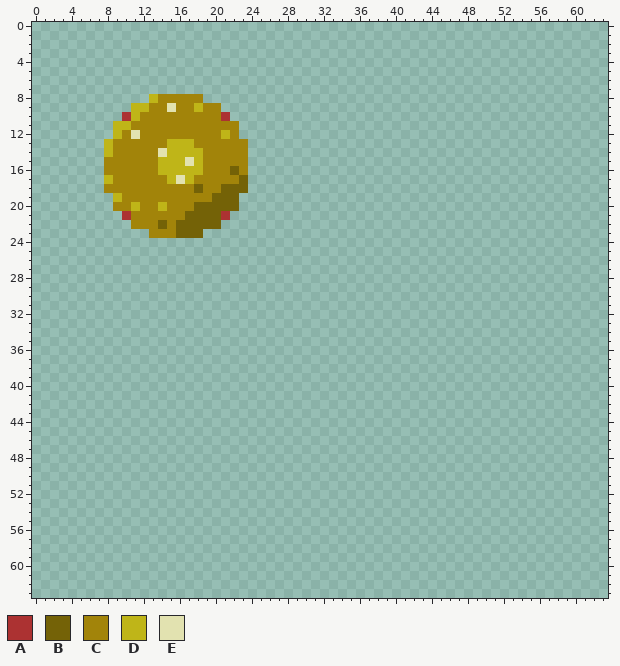
A pixel-art file gets an edit: Assets/Sprites/BadGuys.ase. Above: the version before the commit.
64x64 pixels, 1 frame.
Palette (. is transparent): A #ac3232  B #746207  C #a2840a  D #bfb518  E #e2e2b0
Pixels before (only the part around the change), first column x 0:
18 ........CCCCCCCCCCBCCBBB........................................
19 .........DCCCCCCCCCCBBB.........................................
20 .........CCDCCDCCCBBBBB.........................................
21 ..........ACCCCCCBBBBA..........................................
22 ...........CCCBCBBBBB...........................................
23 .............CCCBBB.............................................
24 ................................................................
25 ................................................................
26 ................................................................
27 ................................................................
28 ................................................................
29 ................................................................
30 ................................................................
31 ................................................................
32 ................................................................
33 ................................................................
34 ................................................................
35 ................................................................
36 ................................................................
37 ................................................................
38 ................................................................
39 ................................................................
40 ................................................................
41 ................................................................
42 ................................................................
43 ................................................................
44 ................................................................
45 ................................................................
46 ................................................................
47 ................................................................
48 ................................................................
49 ................................................................
50 ................................................................
51 ................................................................
52 ................................................................
53 ................................................................
54 ................................................................
55 ................................................................
56 ................................................................
57 ................................................................
58 ................................................................
59 ................................................................
60 ................................................................
61 ................................................................
62 ................................................................
63 ................................................................
Now the later version:
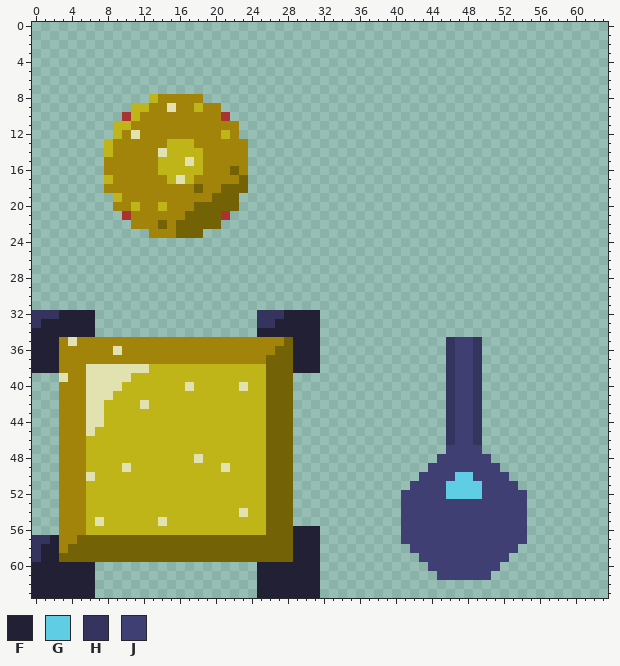
Colours new in this view: F #222034  G #5fcde4  H #35345e  J #3f3f74
Change:
y 32: x 0..6 ....... -> HHHFFFF; x 25..31 ....... -> HHHFFFF
y 33: x 0..6 ....... -> HFFFFFF; x 25..31 ....... -> HHFFFFF
y 34: x 0..6 ....... -> FFFFFFF; x 25..31 ....... -> FFFFFFF
y 35: x 0..31 ................................ -> FFFCECCCCCCCCCCCCCCCCCCCCCCCBFFF; x 46..49 .... -> HJJH
y 36: x 0..31 ................................ -> FFFCCCCCCECCCCCCCCCCCCCCCCCBBFFF; x 46..49 .... -> HJJH
y 37: x 0..31 ................................ -> FFFCCCCCCCCCCCCCCCCCCCCCCCBBBFFF; x 46..49 .... -> HJJH
y 38: x 0..31 ................................ -> FFFCCCEEEEEEEDDDDDDDDDDDDDBBBFFF; x 46..49 .... -> HJJH
y 39: x 3..28 .......................... -> ECCEEEEEDDDDDDDDDDDDDDDBBB; x 46..49 .... -> HJJH
y 40: x 3..28 .......................... -> CCCEEEEDDDDDDDEDDDDDEDDBBB; x 46..49 .... -> HJJH
y 41: x 3..28 .......................... -> CCCEEEDDDDDDDDDDDDDDDDDBBB; x 46..49 .... -> HJJH
y 42: x 3..28 .......................... -> CCCEEDDDDEDDDDDDDDDDDDDBBB; x 46..49 .... -> HJJH
y 43..44: x 3..28 .......................... -> CCCEEDDDDDDDDDDDDDDDDDDBBB; x 46..49 .... -> HJJH
y 45: x 3..28 .......................... -> CCCEDDDDDDDDDDDDDDDDDDDBBB; x 46..49 .... -> HJJH
y 46: x 3..28 .......................... -> CCCDDDDDDDDDDDDDDDDDDDDBBB; x 46..49 .... -> HJJH
y 47: x 3..28 .......................... -> CCCDDDDDDDDDDDDDDDDDDDDBBB; x 46..49 .... -> JJJJ
y 48: x 3..28 .......................... -> CCCDDDDDDDDDDDDEDDDDDDDBBB; x 45..50 ...... -> JJJJJJ
y 49: x 3..28 .......................... -> CCCDDDDEDDDDDDDDDDEDDDDBBB; x 44..51 ........ -> JJJJJJJJ
y 50: x 3..28 .......................... -> CCCEDDDDDDDDDDDDDDDDDDDBBB; x 43..52 .......... -> JJJJGGJJJJ
y 51: x 3..28 .......................... -> CCCDDDDDDDDDDDDDDDDDDDDBBB; x 42..53 ............ -> JJJJGGGGJJJJ
y 52: x 3..28 .......................... -> CCCDDDDDDDDDDDDDDDDDDDDBBB; x 41..54 .............. -> JJJJJGGGGJJJJJ
y 53: x 3..28 .......................... -> CCCDDDDDDDDDDDDDDDDDDDDBBB; x 41..54 .............. -> JJJJJJJJJJJJJJ
y 54: x 3..28 .......................... -> CCCDDDDDDDDDDDDDDDDDEDDBBB; x 41..54 .............. -> JJJJJJJJJJJJJJ
y 55: x 3..28 .......................... -> CCCDEDDDDDDEDDDDDDDDDDDBBB; x 41..54 .............. -> JJJJJJJJJJJJJJ
y 56: x 3..31 ............................. -> CCCDDDDDDDDDDDDDDDDDDDDBBBFFF; x 41..54 .............. -> JJJJJJJJJJJJJJ
y 57: x 0..31 ................................ -> HHFCCBBBBBBBBBBBBBBBBBBBBBBBBFFF; x 41..54 .............. -> JJJJJJJJJJJJJJ
y 58: x 0..31 ................................ -> HFFCBBBBBBBBBBBBBBBBBBBBBBBBBFFF; x 42..53 ............ -> JJJJJJJJJJJJ
y 59: x 0..31 ................................ -> HFFBBBBBBBBBBBBBBBBBBBBBBBBBBFFF; x 43..52 .......... -> JJJJJJJJJJ
y 60: x 0..6 ....... -> FFFFFFF; x 25..31 ....... -> FFFFFFF; x 44..51 ........ -> JJJJJJJJ
y 61: x 0..6 ....... -> FFFFFFF; x 25..31 ....... -> FFFFFFF; x 45..50 ...... -> JJJJJJ
y 62..63: x 0..6 ....... -> FFFFFFF; x 25..31 ....... -> FFFFFFF
